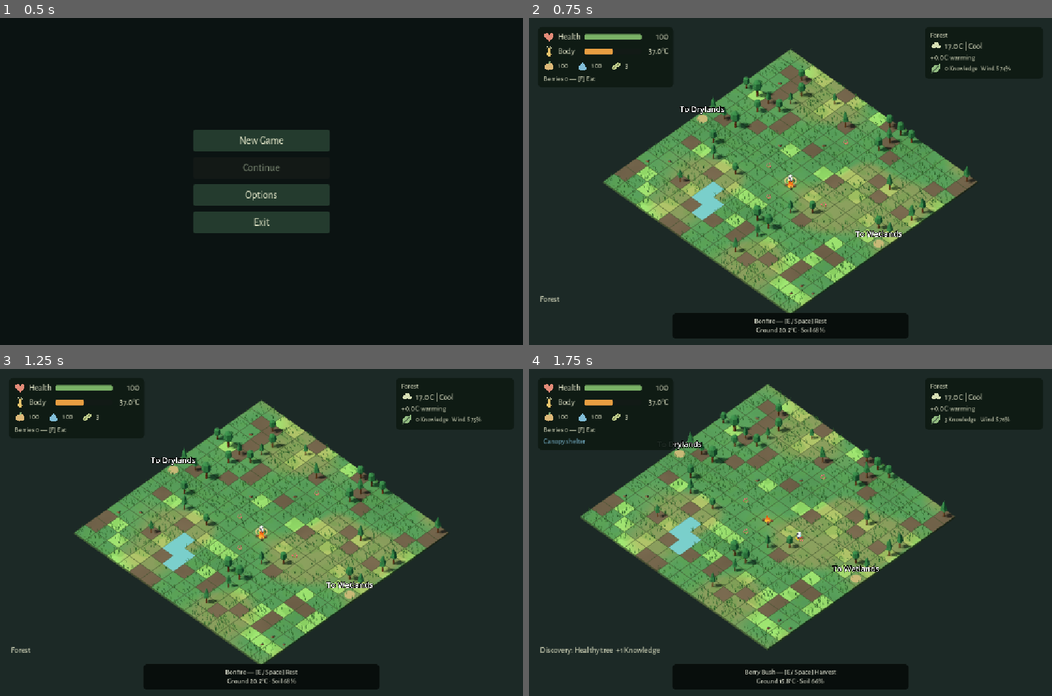
Above: before the commit, frames 1-4 (two rows, left to right).
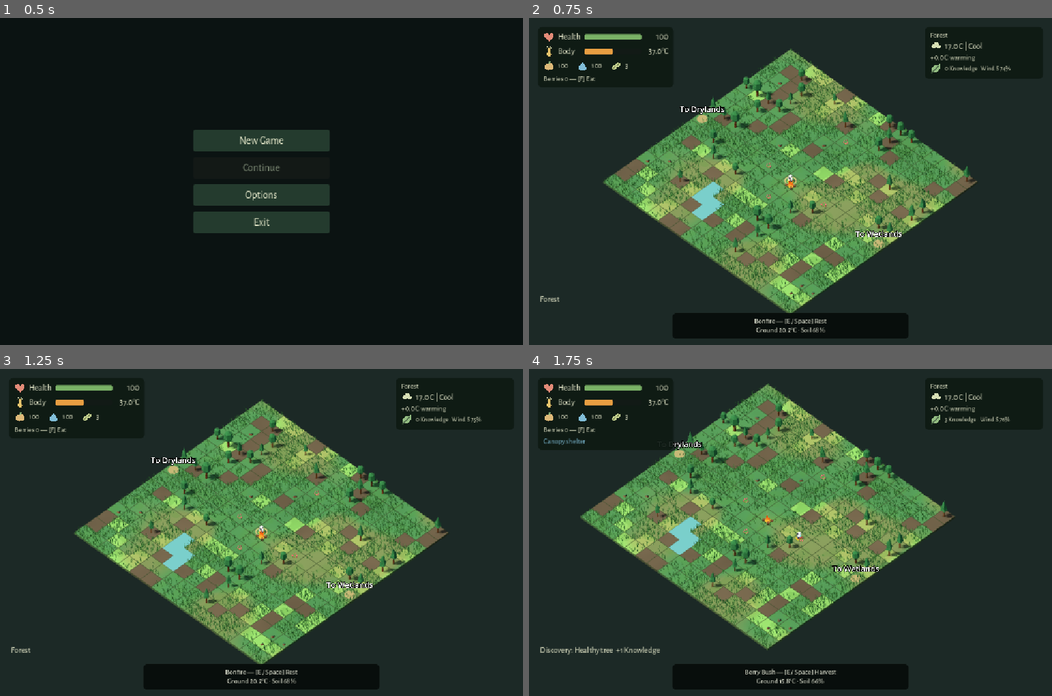
Above: after the commit, the same moments.

Repository: emir-masinovic/gameup-2026-nihilists
Game: Godot game, scene res://features/menus/main_menu.tscn
Same seed, same stepped clock (60 frames per second), same inputs: the game is played once before the commit and once after it.
Inputs (mouse positions are in pixels of both pictures, inside the frame that each line leads up to):
- Up to frame 1 (0.5 s): no input
- Up to frame 2 (0.75 s): click "New Game" at 0.5 s
- Up to frame 3 (1.25 s): no input
- Up to frame 4 (1.75 s): tap Enter (ui_accept) at 1.25, 1.52 s; move the mouse to (905, 516) at 1.27 s; hold D (move_east) from 1.28 s (still down); hold F (eat) from 1.28 s (still down); click (905, 516) at 1.42 s; tap E (interact) at 1.55 s

Frame 1 is identical in both runs. In frame 2, 5.9% of the frame differs, in the area x 14-84%, y 9-91%; in frame 3, 5.9%; in frame 4, 5.9%.

Commit message:
style: triple grass population while retaining natural distribution

Diff:
--- a/features/levels/forest/nature/ground_cover.gd
+++ b/features/levels/forest/nature/ground_cover.gd
@@ -1,5 +1,6 @@
 extends Node3D
 const Visuals = preload("res://features/levels/forest/nature/nature_visuals.gd")
+const GRASS_POPULATION_SCALE = 3
 const GRASS_DENSITY = {"minimum":3,"maximum":11}
 var occupied_cells: Dictionary = {}
 var batches: Array[Dictionary] = []
@@ -59,7 +60,7 @@
 	var placement: Array[Dictionary] = []
 	if not shrubs:
 		# Retain the old total capacity, not its per-tile layout.
-		placement = _grass_placement(grid,indices.size())
+		placement = _grass_placement(grid,indices.size()*GRASS_POPULATION_SCALE)
 		indices.clear()
 		for candidate in placement: indices.append(candidate.index)
 	var renderer = MultiMeshInstance3D.new()
@@ -230,7 +231,7 @@
 	var first: Vector3 = grid.world_position(Vector2i.ZERO)
 	var edge = Vector2(first.x,first.z)-Vector2.ONE*grid.CELL_SIZE*0.5
 	var extent = grid.SIZE*grid.CELL_SIZE
-	var steps = ceili(extent/0.45)
+	var steps = ceili(extent/(0.45/sqrt(float(GRASS_POPULATION_SCALE))))
 	var spacing = extent/steps
 	var candidates: Array[Dictionary] = []
 	for z in range(steps):
--- a/tests/world_presentation_test.gd
+++ b/tests/world_presentation_test.gd
@@ -31,7 +31,7 @@
 	for ground in world.terrain_renderer.batches:
 		check(ground.material_override == world.water_material or ground.material_override == world.charred_material or groun …(219 unchanged characters)…
 	var cover = world.ground_cover
-	check(cover.get_child_count() == 5 and cover.batches[0].indices.size() <= world.grid.cells.size()*11, "Abundant cover and cracks stay in five bounded draw batches")
+	check(cover.get_child_count() == 5 and cover.batches[0].indices.size() <= world.grid.cells.size()*33, "Abundant cover and cracks stay in five bounded draw batches")
 	var test_cell = Vector2i(7,5)
 	var ground_data: Dictionary = world.grid.cells[test_cell.y*world.grid.SIZE+test_cell.x]
 	var saved_ground: Dictionary = ground_data.duplicate(true)
@@ -97,7 +97,7 @@
 		diagonal_phase += Vector2.from_angle(TAU*(offset.x-offset.z)/1.8)
 	check(diagonal_phase.length()/grass_batch.offsets.size() < 0.25,"Grass offsets do not collapse onto correlated diagonal hash bands")
 	check(absf(cover.grass_density_at(Vector2(1.0-0.0001,3.4))-cover.grass_density_at(Vector2(1.0+0.0001,3.4))) < 0.001,"World density remains continuous across gameplay tile boundaries")
-	check(grass_batch.indices.size() == 1766,"World placement preserves the accepted seed-2026 grass budget")
+	check(grass_batch.indices.size() == 5298,"World placement triples the seed-2026 grass budget without taller blades")
 	var sites_before = cover._grass_sites.size()
 	cover.update_state(world.grid)
 	cover._process(0.1)
@@ -176,6 +176,28 @@
 	for i in range(world.palette.size()):
 		check(world.palette[i].get_shader_parameter("world_seed") == seeds[i], "Same world seed produces identical spatial variation parameters")
 	world.free()
+	flow.run_regions.current_id = "wetlands"
+	world = load("res://features/levels/forest/forest_level.tscn").instantiate()
+	root.add_child(world)
+	world.set_process(false)
+	world.get_node("GridPlayer").set_process(false)
+	var transitions = 0
+	for label in world.find_children("*","Label3D",true,false):
+		check(label.text != "Recovering habitat","Temporary habitat label is absent")
+		if label.text.begins_with("To "): transitions += 1
+	check(transitions > 0 and world.has_node("Bonfire") and world.interaction_marker != null,"Region transitions, campfire and interaction marker remain")
+	var old_globe = false
+	for node in world.get_children():
+		if node is MeshInstance3D and node.material_override is StandardMaterial3D and node.material_override.emission_enabled:
+			old_globe = old_globe or node.mesh is SphereMesh or node.mesh is CylinderMesh
+	check(not old_globe,"Obsolete golden objective meshes are not generated")
+	world.objectives.problem_seen = true
+	world.objectives.mitigation_done = true
+	world.objectives.recovery_seen = true
+	world._on_cell_entered(world.grid.objective)
+	await process_frame
+	check(not world.ended and world.hud.field_notes.is_empty(),"Old refuge tile no longer wins the game or shows objective directions")
+	world.free()
 	settings.shadow_quality = previous_quality
 	print("WORLD PRESENTATION: ", checks, " checks, ", failures, " failures")
 	quit(0 if failures == 0 else 1)
Not shown, changed: docs/ARCHITECTURE.md
